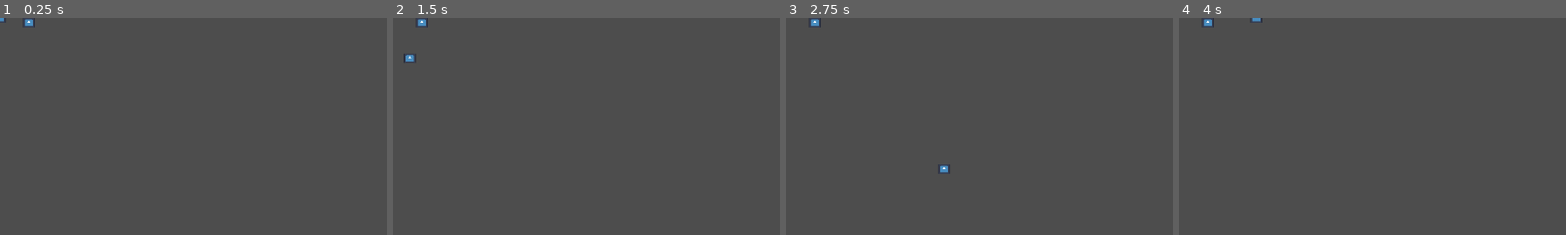
Above: before the commit, frames 1-4 (left to right).
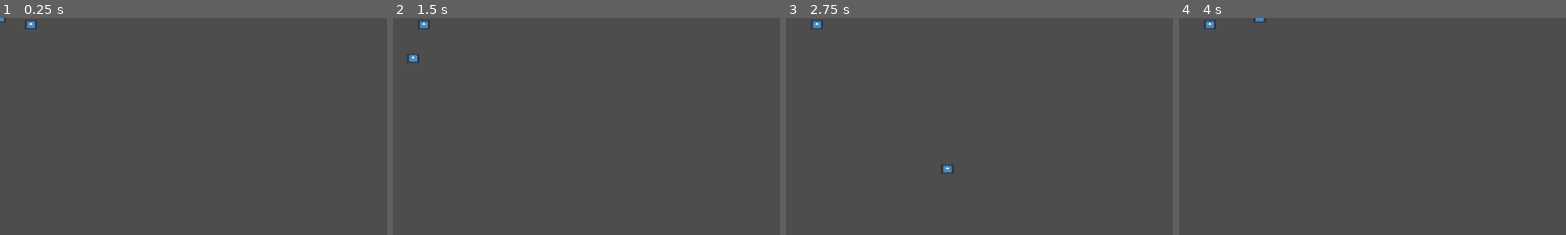
Above: after the commit, the same moments.

Repository: rickthr/Equipe-6_LADJ
Game: Godot game, scene res://primeiro_cenario.tscn
The game is run twice, just before and just after one commit, with the same random seed, the same clock (stepped at 60 frames per second) and the same inputs. The project has no main scene, so this scene is started directly. The engine's default icon, where the game draws it, is replaced by a stand-in: a white triangle on a blue panel in a dark square.
Inputs:
- Up to frame 1 (0.25 s): no input
- Up to frame 2 (1.5 s): tap Enter at 0.5 s; hold Right (ui_right) 0.53-1.28 s; tap E (atack, bound only after the commit) at 0.6, 1.35 s; tap Space at 1.25 s; hold Down (ui_down) from 1.28 s (still down)
- Up to frame 3 (2.75 s): release Down (ui_down) at 2.03 s; hold Right (ui_right) from 2.03 s (still down); tap E (atack, bound only after the commit) at 2.1 s
- Up to frame 4 (4 s): release Right (ui_right) at 2.78 s; hold Up (ui_up) 2.78-3.53 s; tap E (atack, bound only after the commit) at 2.85, 3.6 s; hold Left (ui_left) from 3.53 s (still down)
The pictures show only the part of the screen within x 0-50%, y 0-50%; the shares and areas given below are measured in that part.

The runs differ from the first frame. In frame 1, 0.1% of the frame differs, in the area x 6-10%, y 0-6%; in frame 2, 0.2%; in frame 3, 0.2%, in the area x 6-44%, y 0-72%; in frame 4, 0.2%.

Commit message:
Protótipo de mecânica de ataque

Diff:
--- a/Protagonista.tscn
+++ b/Protagonista.tscn
@@ -5,6 +5,9 @@
 
 [sub_resource type="RectangleShape2D" id="RectangleShape2D_vgxxa"]
 size = Vector2(18, 14)
+
+[sub_resource type="CapsuleShape2D" id="CapsuleShape2D_djfp5"]
+radius = 15.0
 
 [node name="protagonista" type="Node2D" unique_id=762917704]
 
@@ -21,3 +24,13 @@
 shape = SubResource("RectangleShape2D_vgxxa")
 
 [node name="AnimationPlayer" type="AnimationPlayer" parent="pers_principal" unique_id=62326246]
+
+[node name="Hitbox_Atack" type="Area2D" parent="pers_principal" unique_id=1867313576]
+collision_mask = 4
+
+[node name="CollisionShape2D" type="CollisionShape2D" parent="pers_principal/Hitbox_Atack" unique_id=1605027984]
+position = Vector2(0, -1)
+shape = SubResource("CapsuleShape2D_djfp5")
+debug_color = Color(1, 0, 0, 0.41960785)
+
+[connection signal="body_entered" from="pers_principal/Hitbox_Atack" to="pers_principal" method="_on_hitbox_atack_body_entered"]
--- a/inimigo.tscn
+++ b/inimigo.tscn
@@ -4,14 +4,16 @@
 [ext_resource type="Texture2D" uid="uid://bh1gpy42q1nri" path="res://icon.svg" id="2_g45jm"]
 
 [sub_resource type="RectangleShape2D" id="RectangleShape2D_enrbn"]
-size = Vector2(18, 14)
+size = Vector2(13, 9)
 
-[sub_resource type="CircleShape2D" id="CircleShape2D_0b8xr"]
-radius = 12.0
+[sub_resource type="RectangleShape2D" id="RectangleShape2D_0b8xr"]
+size = Vector2(18, 15)
 
 [node name="inimigo" type="Node2D" unique_id=1343840007]
 
 [node name="pers_inimigo" type="CharacterBody2D" parent="." unique_id=1441582496]
+collision_layer = 4
+collision_mask = 3
 script = ExtResource("1_0b8xr")
 
 [node name="Sprite2D" type="Sprite2D" parent="pers_inimigo" unique_id=959076027]
@@ -20,17 +22,18 @@
 texture = ExtResource("2_g45jm")
 
 [node name="CollisionShape2D" type="CollisionShape2D" parent="pers_inimigo" unique_id=1041720178]
+position = Vector2(-0.5, 0.5)
 shape = SubResource("RectangleShape2D_enrbn")
 
 [node name="AnimationPlayer" type="AnimationPlayer" parent="pers_inimigo" unique_id=2104654370]
 
-[node name="Area2D" type="Area2D" parent="pers_inimigo" unique_id=545687553]
+[node name="hurtbox" type="Area2D" parent="pers_inimigo" unique_id=545687553]
 position = Vector2(20, 9)
 collision_layer = 4
 collision_mask = 3
 
-[node name="CollisionShape2D" type="CollisionShape2D" parent="pers_inimigo/Area2D" unique_id=1877689896]
-position = Vector2(-20, -9)
-shape = SubResource("CircleShape2D_0b8xr")
+[node name="CollisionShape2D" type="CollisionShape2D" parent="pers_inimigo/hurtbox" unique_id=1877689896]
+position = Vector2(-20, -9.5)
+shape = SubResource("RectangleShape2D_0b8xr")
 
-[connection signal="body_entered" from="pers_inimigo/Area2D" to="pers_inimigo" method="_on_area_2d_body_entered"]
+[connection signal="body_entered" from="pers_inimigo/hurtbox" to="pers_inimigo" method="_on_hurtbox_body_entered"]
--- a/pers_inimigo.gd
+++ b/pers_inimigo.gd
@@ -4,9 +4,19 @@
 const SPEED = 300.0
 const JUMP_VELOCITY = -400.0
 
+var vida := 3
+signal dano
 
+func tomou_dano():
+	vida-=1
+	print(vida)
+	if vida == 0:
+		queue_free()
 
+func _ready() -> void:
+		dano.connect(tomou_dano)
+		add_to_group("inimigo")
 
 func _on_area_2d_body_entered(body: Node2D) -> void:
-	body.emit_signal("inimigos")
-	print("alerta")
+	if body.is_in_group("jogador"):
+		body.emit_signal("tomar_dano")
--- a/pers_principal.gd
+++ b/pers_principal.gd
@@ -4,25 +4,44 @@
 const SPEED = 300.0
 const JUMP_VELOCITY = -400.0
 
-signal inimigos
+signal tomar_dano
 
-var vida := 2
-#var morreu: bool = false
 
-func combate():
+
+var vida := 10
+
+
+func deu_dano():
+	$Hitbox_Atack.monitoring = true
+	await get_tree().get_frame()
+	for body in $Hitbox_Atack.get_overlapping_bodies():
+		if body.is_in_group("inimigo"):
+			body.emit_signal("dano")
+			print("acertou")
+		await get_tree().create_timer(0.1)
+		$Hitbox_Atack.monitoring = false
+
+func tomou_dano():
 	vida-=1
+	print(vida)
 	if vida == 0:
 		get_tree().change_scene_to_file("res://game_over.tscn")
 		queue_free()
 
+
+
 func _ready() -> void:
-	inimigos.connect(combate)
+	tomar_dano.connect(tomou_dano)
+	add_to_group("jogador")
+
 
 func _physics_process(delta: float) -> void:
 
-
 	var direction_x := Input.get_axis("ui_left", "ui_right")
 	var direction_y := Input.get_axis("ui_up", "ui_down")
+	if Input.is_action_just_pressed("atack"):
+		deu_dano()
+
 
 	if direction_y:
 		velocity.y = direction_y * SPEED
@@ -34,3 +53,8 @@
 		velocity.x = move_toward(velocity.x, 0, SPEED)
 
 	move_and_slide()
+
+
+func _on_hitbox_atack_body_entered(body: Node2D) -> void:
+		body.emit_signal("dano")
+		print("funcionou")
--- a/primeiro_cenario.tscn
+++ b/primeiro_cenario.tscn
@@ -10,4 +10,4 @@
 [node name="personagem_princ" parent="." unique_id=762917704 instance=ExtResource("2_xnm2h")]
 
 [node name="inimigo" parent="." unique_id=1343840007 instance=ExtResource("3_v68nm")]
-position = Vector2(43, 7)
+position = Vector2(46, 10)
--- a/project.godot
+++ b/project.godot
@@ -18,6 +18,14 @@
 
 Global="*uid://bsx8wph5k3hv"
 
+[input]
+
+atack={
+"deadzone": 0.2,
+"events": [Object(InputEventKey,"resource_local_to_scene":false,"resource_name":"","device":-1,"window_id":0,"alt_pressed":false,"shift_pressed":false,"ctrl_pressed":false,"meta_pressed":false,"pressed":false,"keycode":0,"physical_keycode":69,"key_label":0,"unicode":101,"location":0,"echo":false,"script":null)
+]
+}
+
 [layer_names]
 
 2d_physics/layer_1="protagonista"
